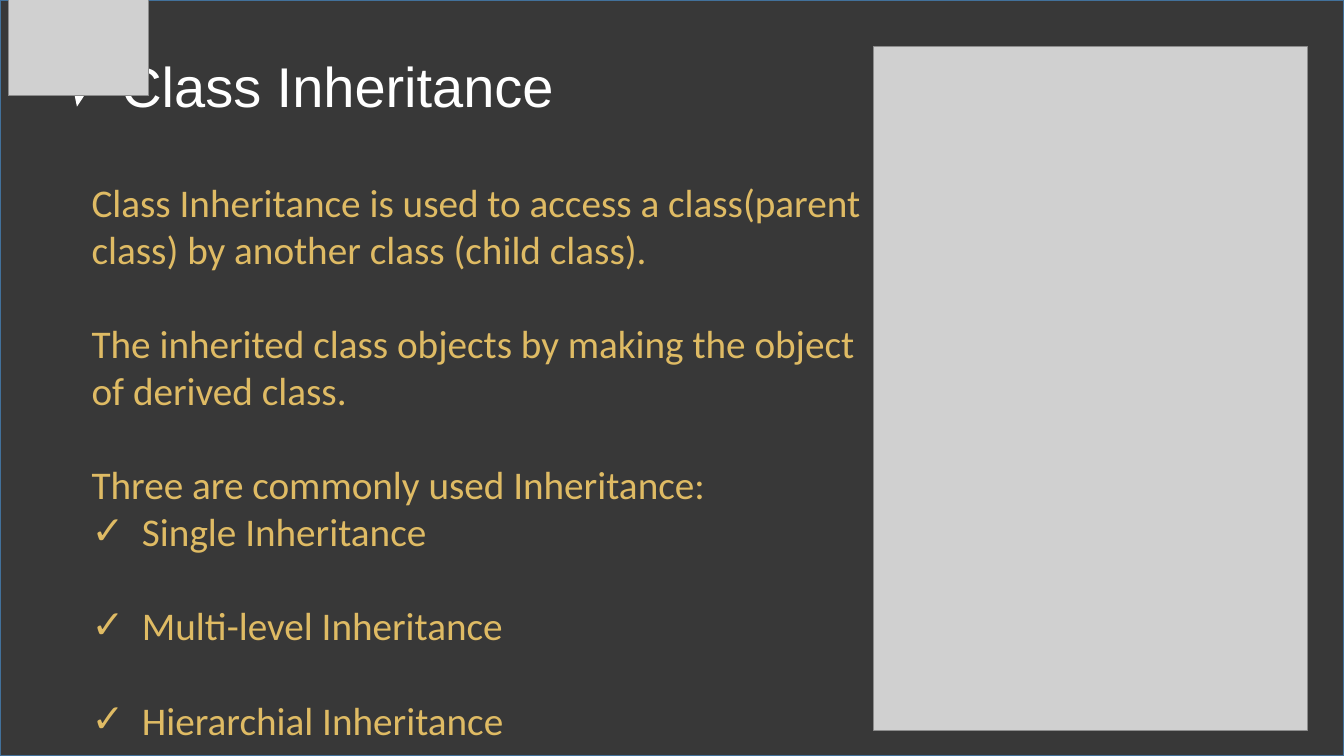
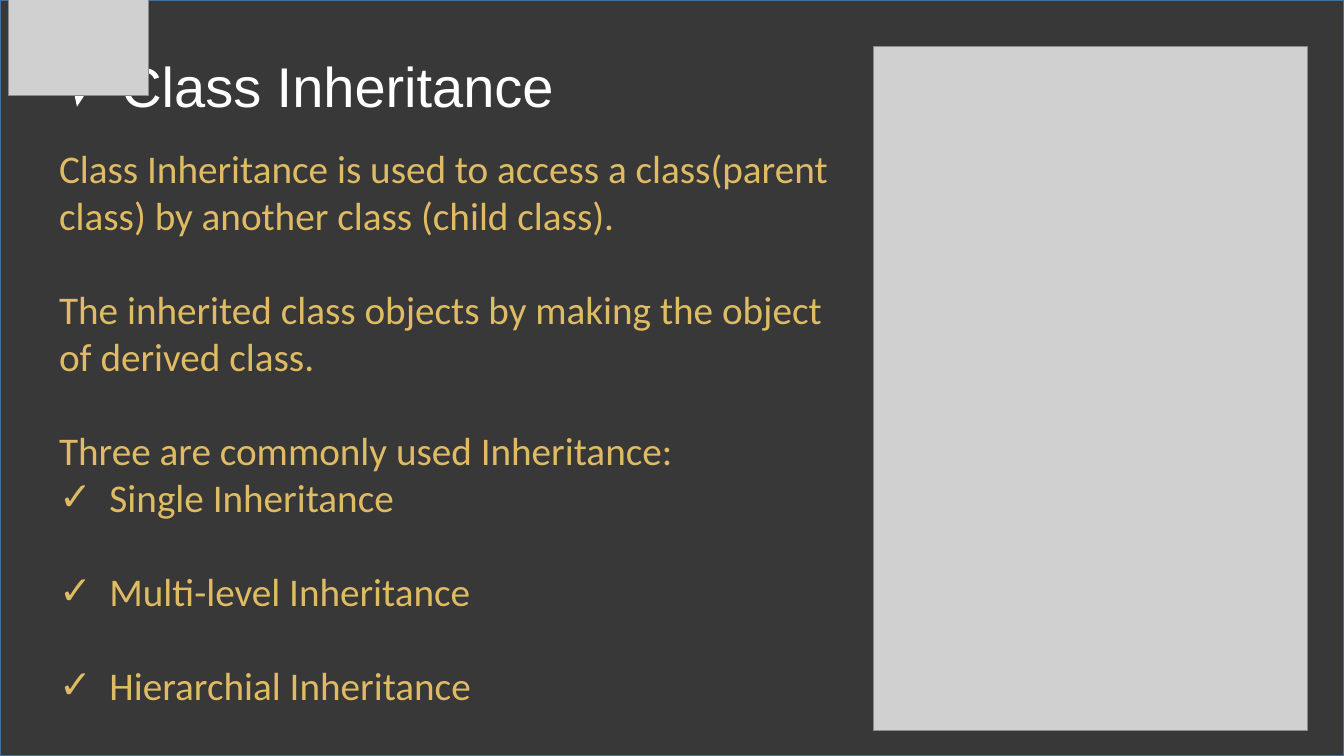
Before and after one commit to Aitrich-Technologies/Flutter-Batch-5, a slide deck: slide 13 of flutter/Module 3 Dart Foundation/Chapter 2/PPT/Chap 2-A Comprehensive Guide to Dart Programming.pptx. Drawn at 1344x756 pixels with LibreOffice and Linux fonts; fonts in the diff are those of the drawing; grey boxes stand for pictures. Boxes give left, top, right and bottom in pixels: in the first picture for what was removed or moved away, otherwise in the second. Text is boxed around its words. In the diff, an @@ line names an element or a change of style, - is before the commit and + after.

```diff
--- a/flutter/Module 3 Dart Foundation/Chapter 2/PPT/Chap 2-A Comprehensive Guide to Dart Programming.pptx
+++ b/flutter/Module 3 Dart Foundation/Chapter 2/PPT/Chap 2-A Comprehensive Guide to Dart Programming.pptx
@@ text "Class Inheritance is used to ...": place and size @@
-text "Class Inheritance is used to ..." at <box>92,188,860,736</box>
+text "Class Inheritance is used to ..." at <box>59,154,828,701</box>
```
Also in this commit, not shown: 47 other files.
